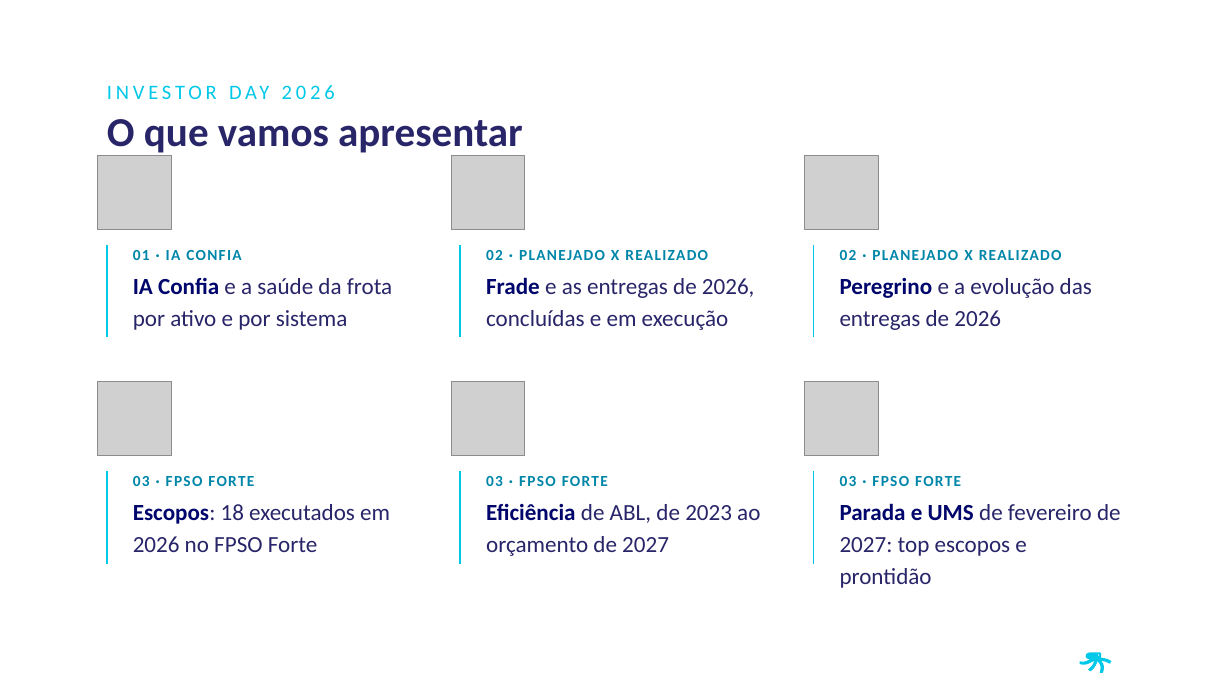
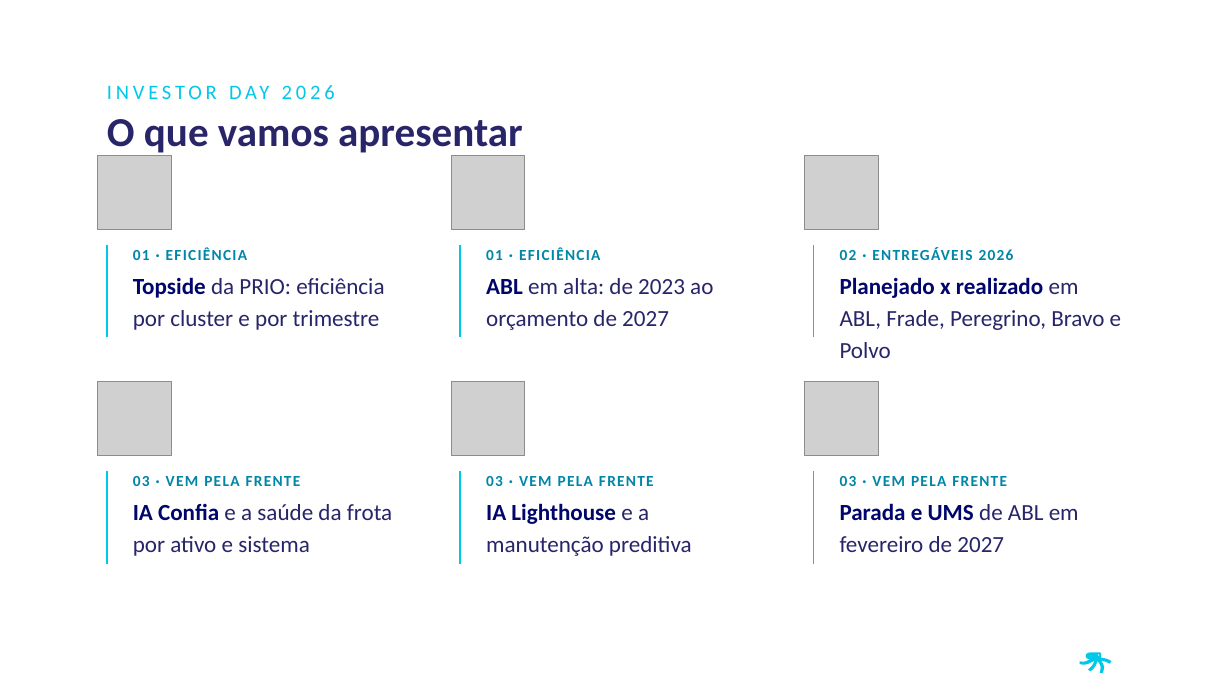
Before and after one commit to LucasRibaas/Planejamento, a slide deck: slide 2 of Investor_Day_PRIO_2026.pptx. Drawn at 1232x693 pixels with LibreOffice and Linux fonts; fonts in the diff are those of the drawing; grey boxes stand for pictures; background and template pictures are left out. Boxes give left, top, right and bottom in pixels: in the first picture for what was removed or moved away, otherwise in the second. Text is boxed around its words. In the diff, an @@ line names an element or a change of style, - is before the commit and + after.

```diff
--- a/Investor_Day_PRIO_2026.pptx
+++ b/Investor_Day_PRIO_2026.pptx
@@ text at <box>133,247,384,330</box>: text changed @@
-01 · IA CONFIA
-IA Confia e a saúde da frota por ativo e por sistema
+01 · EFICIÊNCIA
+Topside da PRIO: eficiência por cluster e por trimestre
@@ text at <box>486,247,713,330</box>: text changed @@
-02 · PLANEJADO X REALIZADO
-Frade e as entregas de 2026, concluídas e em execução
+01 · EFICIÊNCIA
+ABL em alta: de 2023 ao orçamento de 2027
@@ text at <box>840,247,1121,358</box>: text changed @@
-02 · PLANEJADO X REALIZADO
-Peregrino e a evolução das entregas de 2026
+02 · ENTREGÁVEIS 2026
+Planejado x realizado em ABL, Frade, Peregrino, Bravo e Polvo
@@ text at <box>133,476,392,556</box>: text changed @@
-03 · FPSO FORTE
-Escopos: 18 executados em 2026 no FPSO Forte
+03 · VEM PELA FRENTE
+IA Confia e a saúde da frota por ativo e sistema
@@ text at <box>486,476,692,556</box>: text changed; bold on @@
-03 · FPSO FORTE
-Eficiência de ABL, de 2023 ao orçamento de 2027
+03 · VEM PELA FRENTE
+IA Lighthouse e a manutenção preditiva
@@ text at <box>840,476,1079,552</box>: text changed; bold on @@
-03 · FPSO FORTE
-Parada e UMS de fevereiro de 2027: top escopos e prontidão
+03 · VEM PELA FRENTE
+Parada e UMS de ABL em fevereiro de 2027
```
Also in this commit, not shown: 6 other slides changed, 3 slides added, 3 slides removed.
